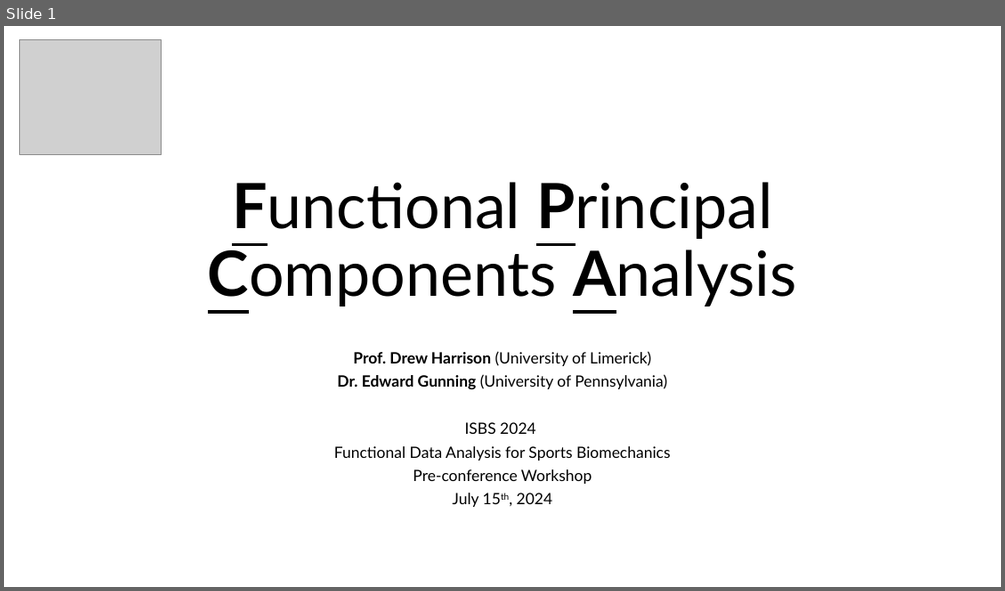
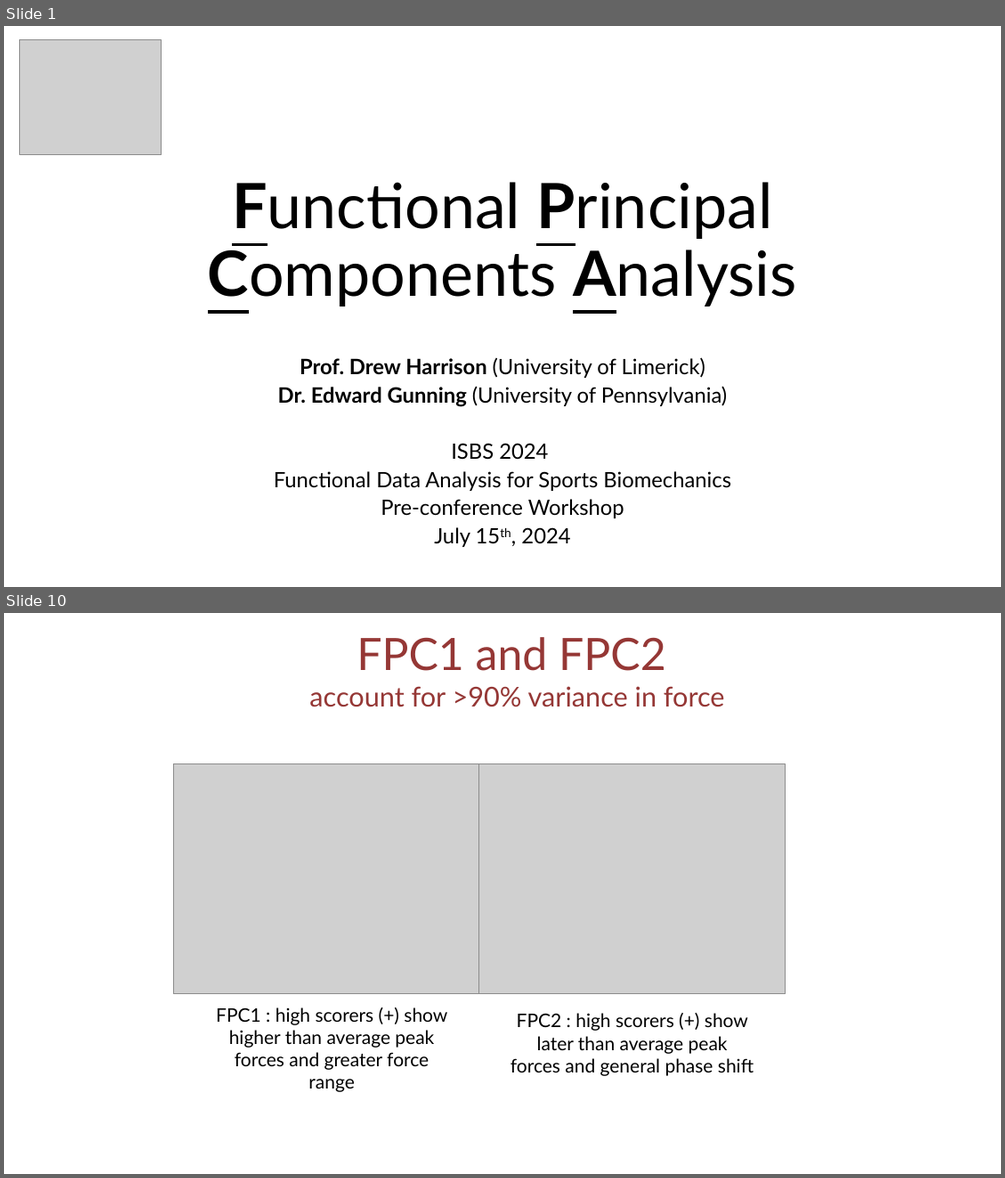
Before and after one commit to edwardgunning/ISBS-Short-Course, a slide deck: slides/04-fpca.pptx. Shown one above the other, each under a label of ours: slide 1 before the commit, slides 1 and 10 after it; the slides between them are not shown. The pictures are 1005x591 and 1005x1178 pixels, drawn with LibreOffice and Linux fonts; fonts in the diff are those of the drawing; grey boxes stand for pictures; background and template pictures are left out. Boxes give left, top, right and bottom in pixels: in the first picture for what was removed or moved away, otherwise in the second. Text is boxed around its words. In the diff, an @@ line names an element or a change of style, - is before the commit and + after.

```diff
--- a/slides/04-fpca.pptx
+++ b/slides/04-fpca.pptx
@@ slide 10 added at (4, 613, 1001, 1174), background #FFFFFF @@
@@ text added at (309, 637, 725, 707), 26.3 pt, text #953735 @@
+FPC1 and FPC2
+account for >90% variance in force
@@ picture added at (173, 764, 479, 994) @@
@@ picture added at (479, 764, 785, 994) @@
@@ text added at (216, 1007, 447, 1070), 18 pt, text #000000 @@
+FPC1 : high scorers (+) show higher than average peak forces and greater force range
@@ text added at (510, 1013, 753, 1076), 18 pt, text #000000 @@
+FPC2 : high scorers (+) show later than average peak forces and general phase shift
@@ slide 1 changed as well @@
@@ subtitle "Prof. Drew Harrison (University of ..." at (274, 357, 731, 547): size 15 to 20.4 pt @@
```
Also in this commit, not shown: 13 other slides added, 2 other files.
